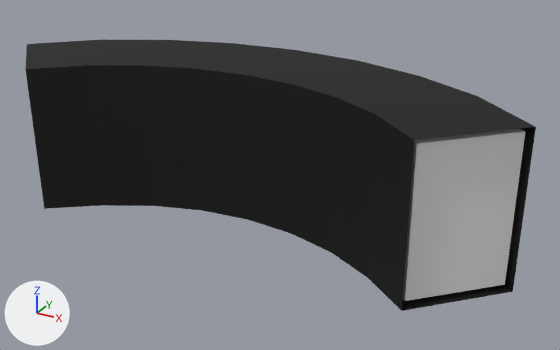
A saved change to the FBX model Assets/Prefabs/Environment/elevator_wall.fbx.
Rendered twice from a camera (50 mm lens) standing at (39.8, -35.6, 38.0) and looking at (3.2, 30.9, 4.7). Lighting does not change. The marker at lower left points along +X, +Y and +Z. Where no turn or scale is listed for an object, it has been applied to the vertices.

The first picture shows 'wall', 'wall.001'.
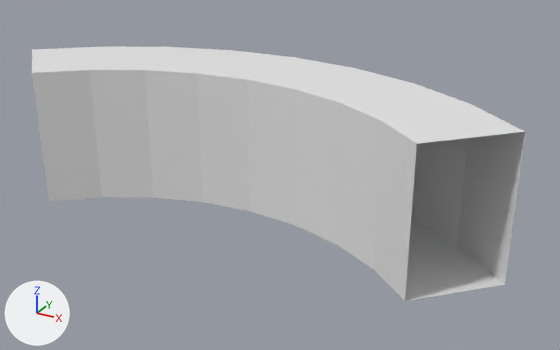
Boxes (x1, y1, x2, y2) around the edits, measured in the pictures (560 x 350 px):
'wall', reshaped: before (403, 129, 525, 301); after (32, 47, 525, 301)
'wall.001', deleted (black): before (25, 40, 536, 311)
part 1 of me_mesh, deleted: before (405, 132, 525, 301)

The edits, one by one:
me_mesh has 36 vertices, 34 faces and spans x -28.3..28.3, y 21.2..40.0, z 0.0..15.0.
me_mesh is used by ob_wall; location (0.0, 0.0, 0.0).
Verts and faces of me_mesh; kept vertices keep their numbers, new ones are numbered from 36.
Before the commit, vertices of me_mesh: 32 (21.2, 21.2, 0.0) at pixel (404, 301), 33 (21.2, 21.2, 15.0) at pixel (416, 143), 34 (28.3, 28.3, 0.0) at pixel (504, 284), 35 (28.3, 28.3, 15.0) at pixel (525, 131).
Part 1, on me_mesh:
Faces deleted: (32, 34, 35, 33).
Object 'wall.001' (ob_wall_001) is deleted.
